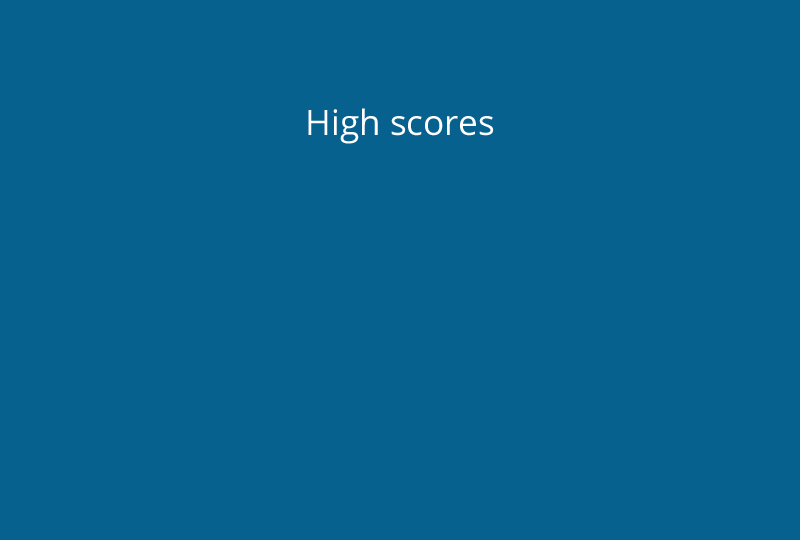
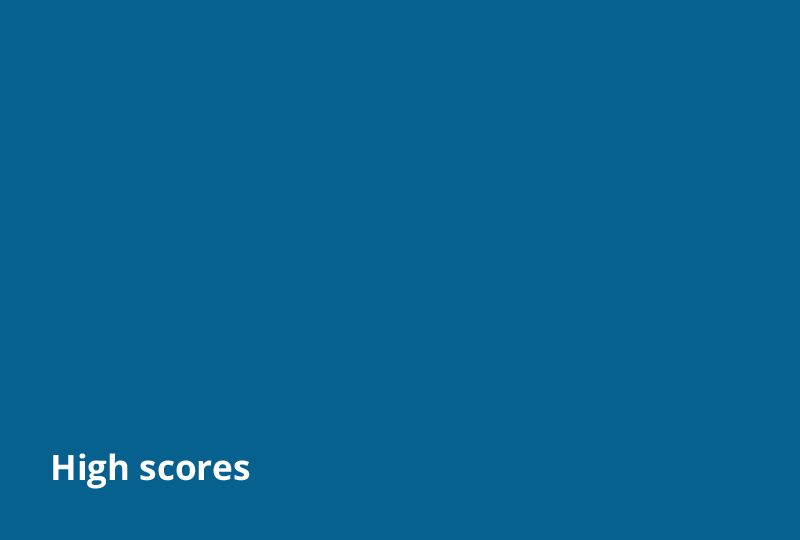
Revision of a layered 800 × 540 image; what changed, layer by layer:
painted on "High scores" over bbox(53, 108, 494, 489)
